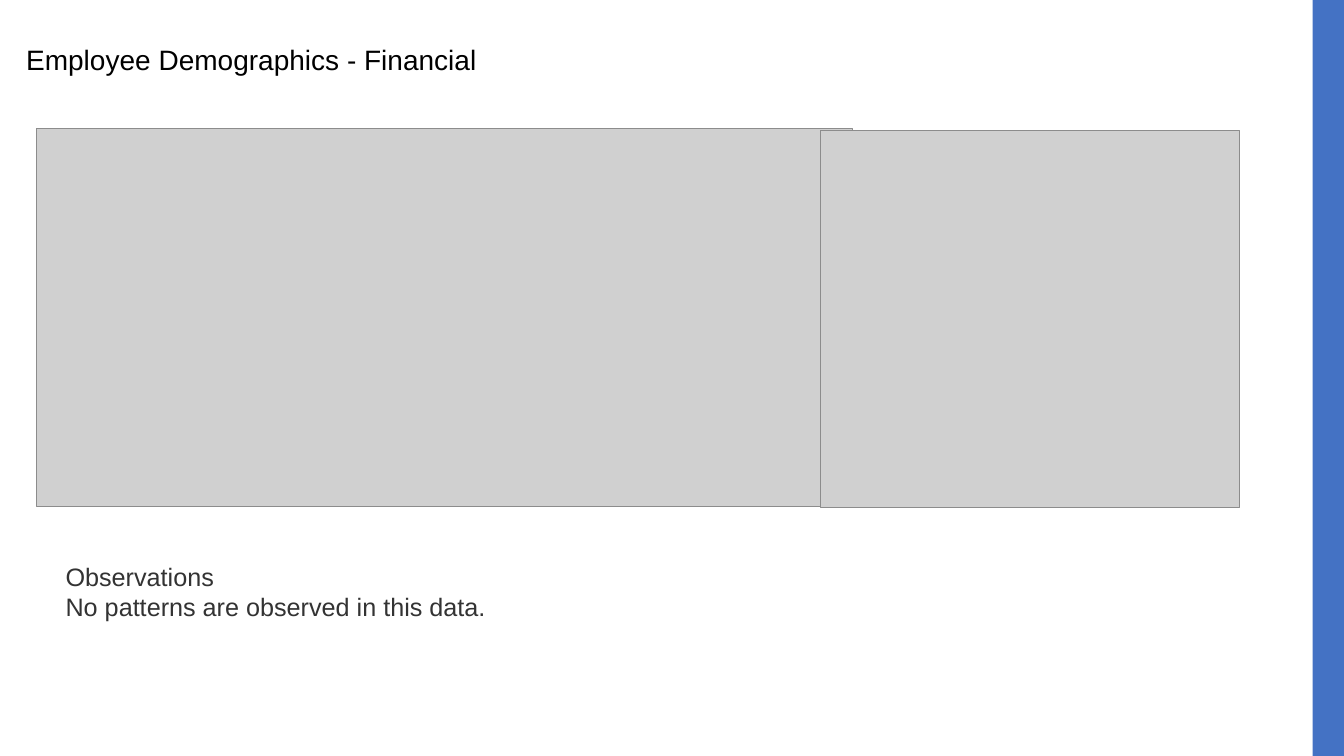
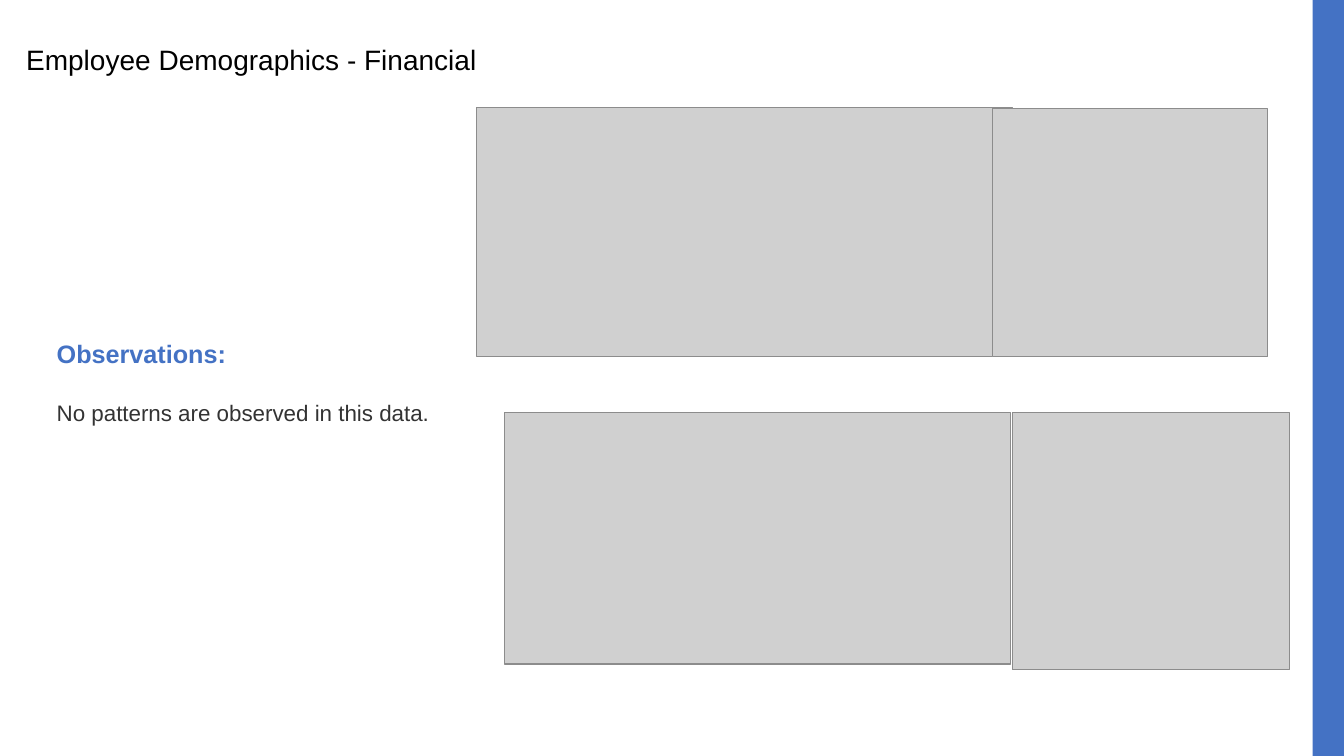
Before and after one commit to jbcroom/DS6306-MinerLeague-CaseStudy2, a slide deck: slide 5 of MinerLeague Presentation Case Study 2.pptx. Drawn at 1344x756 pixels with LibreOffice and Linux fonts; fonts in the diff are those of the drawing; grey boxes stand for pictures. Boxes give left, top, right and bottom in pixels: in the first picture for what was removed or moved away, otherwise in the second. Text is boxed around its words. In the diff, an @@ line names an element or a change of style, - is before the commit and + after.

```diff
--- a/MinerLeague Presentation Case Study 2.pptx
+++ b/MinerLeague Presentation Case Study 2.pptx
@@ picture: place and size @@
-picture at (36,129,852,507)
+picture at (477,108,1013,357)
@@ picture: place and size @@
-picture at (821,130,1240,507)
+picture at (992,109,1267,357)
@@ text "Observations:": place and size @@
-text "Observations:" at (66,567,485,622)
+text "Observations:" at (57,344,429,426)
@@ text at (57,344,226,364): text changed; text colour #333333 to #4472C4; bold on @@
-Observations
+Observations:
@@ text at (57,404,429,426): size 18 to 16 pt in "No patterns are observed in this data." @@
@@ picture added at (505,412,1010,664) @@
@@ picture added at (1012,412,1290,669) @@
```
Also in this commit, not shown: 5 other slides changed, 1 slide added, 2 slides removed.
